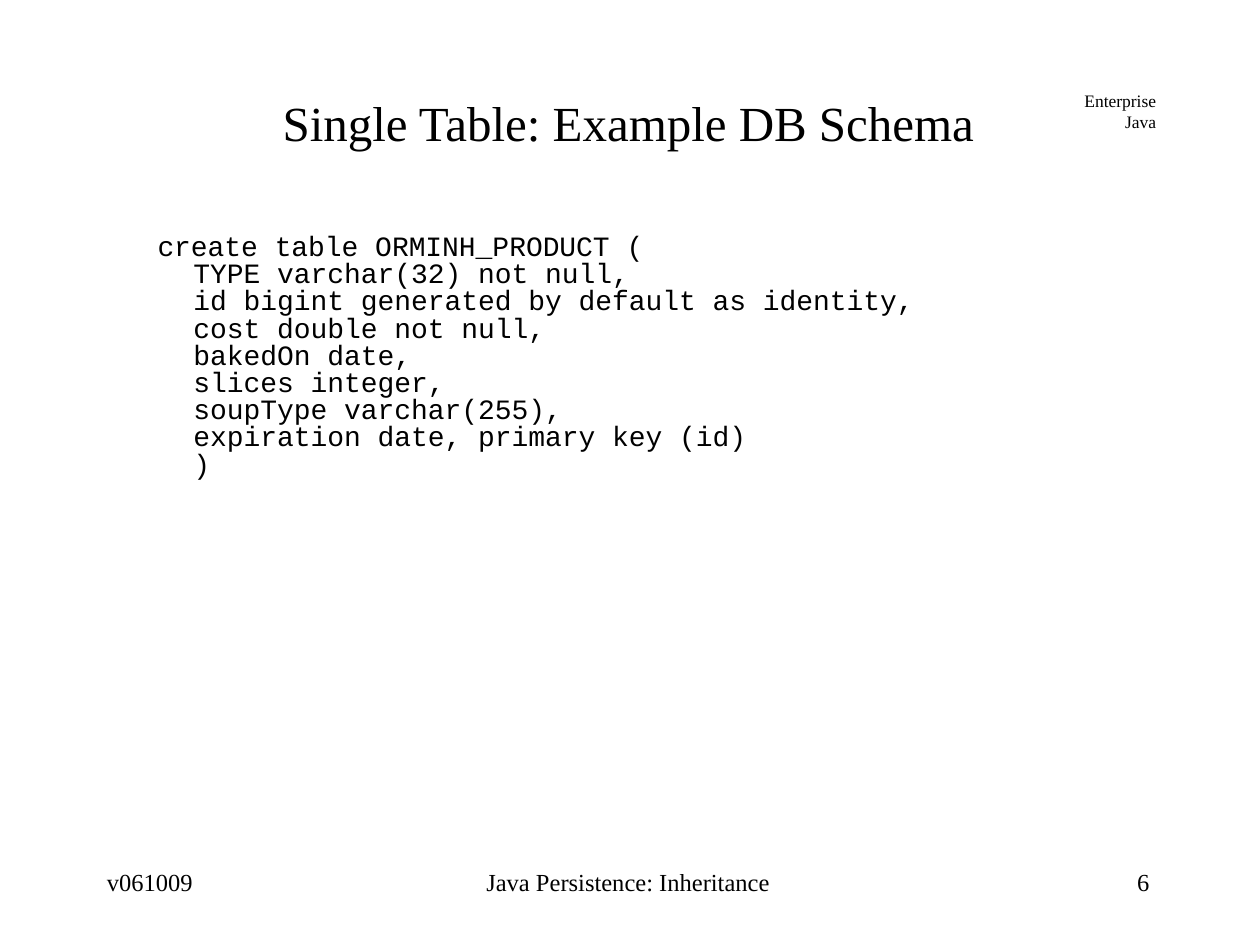
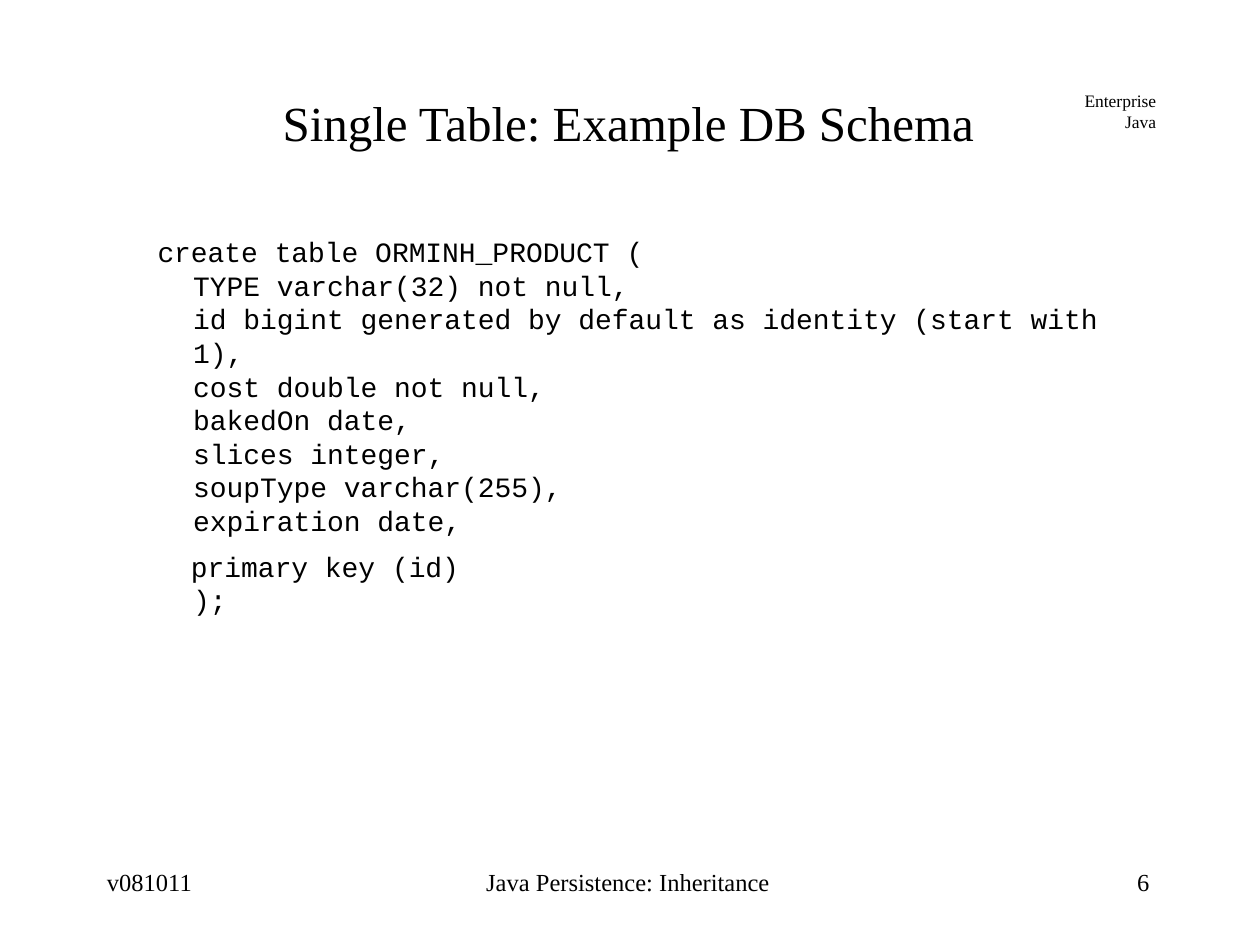
Before and after one commit to jcstaff/ejava-javaee, a slide deck: slide 6 of ormInheritance/src/site/resources/lectures/ormInheritance.ppt. Drawn at 1260x945 pixels with LibreOffice and Linux fonts; fonts in the diff are those of the drawing. Boxes give left, top, right and bottom in pixels: in the first picture for what was removed or moved away, otherwise in the second. Text is boxed around its words. In the diff, an @@ line names an element or a change of style, - is before the commit and + after.

```diff
--- a/ormInheritance/src/site/resources/lectures/ormInheritance.ppt
+++ b/ormInheritance/src/site/resources/lectures/ormInheritance.ppt
@@ text at <box>158,243,1098,583</box>: text changed @@
-  create table ORMINH_PRODUCT (
-  TYPE varchar(32) not null,
-  id bigint generated by default as identity,
-  cost double not null,
-  bakedOn date,
-  slices integer,
-  soupType varchar(255),
-  expiration date, primary key (id)
-  )
+  create table ORMINH_PRODUCT (
+  TYPE varchar(32) not null,
+  id bigint generated by default as identity (start with 1),
+  cost double not null,
+  bakedOn date,
+  slices integer,
+  soupType varchar(255),
+  expiration date,
+  primary key (id)
+  );
@@ text at <box>107,874,192,892</box>: text changed @@
-v061009
+v081011
```
Also in this commit, not shown: 41 other slides changed, 3 slides added, 2 slides removed, 23 other files.
